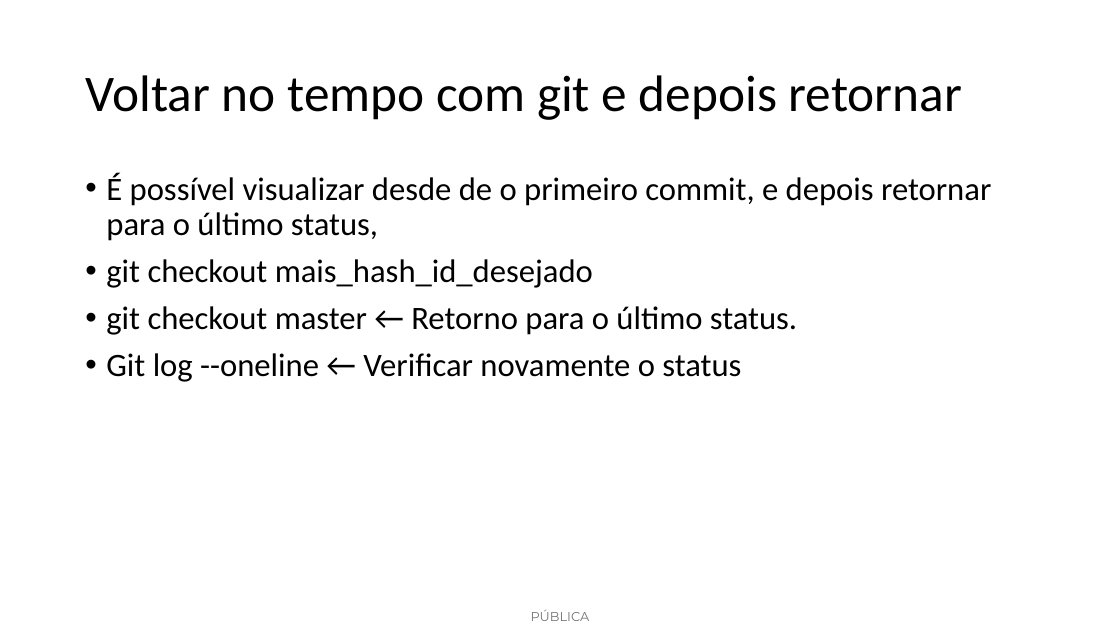
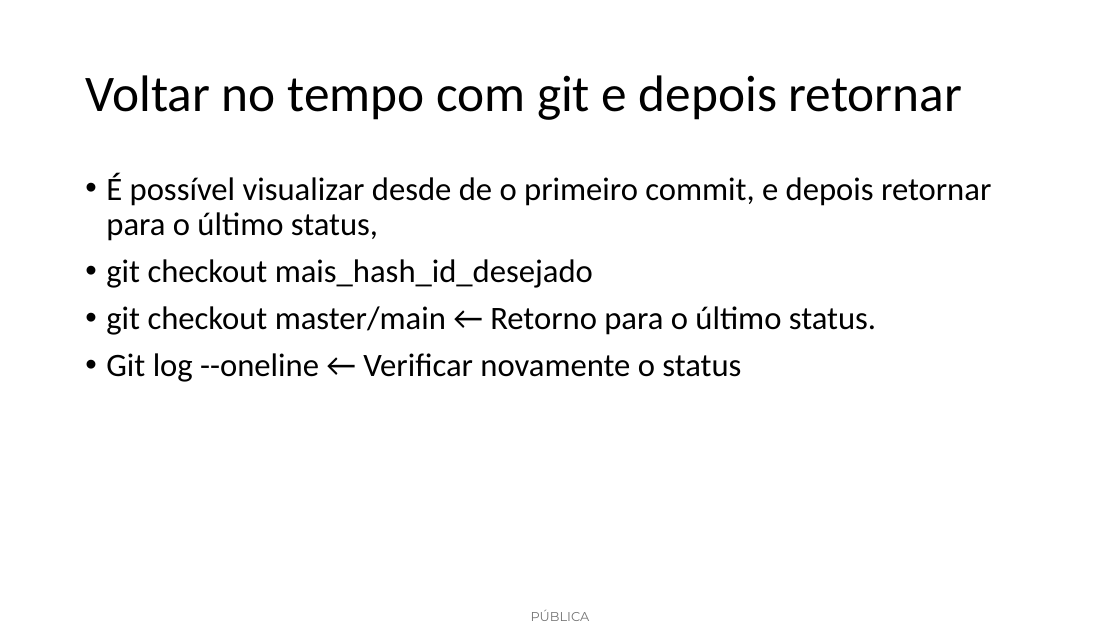
Before and after one commit to elvirmoraes-git/gitegithubdobasicoaoavancado, a slide deck: slide 29 of Curso_Git_e_GitHub.pptx. Drawn at 1120x630 pixels with LibreOffice and Linux fonts; fonts in the diff are those of the drawing. Boxes give left, top, right and bottom in pixels: in the first picture for what was removed or moved away, otherwise in the second. Text is boxed around its words. In the diff, an @@ line names an element or a change of style, - is before the commit and + after.

```diff
--- a/Curso_Git_e_GitHub.pptx
+++ b/Curso_Git_e_GitHub.pptx
@@ text at (106,306,876,335): text changed @@
-• git checkout master ← Retorno para o último status.
+• git checkout master/main ← Retorno para o último status.
```
Also in this commit, not shown: 1 other slide changed, 1 other file.
